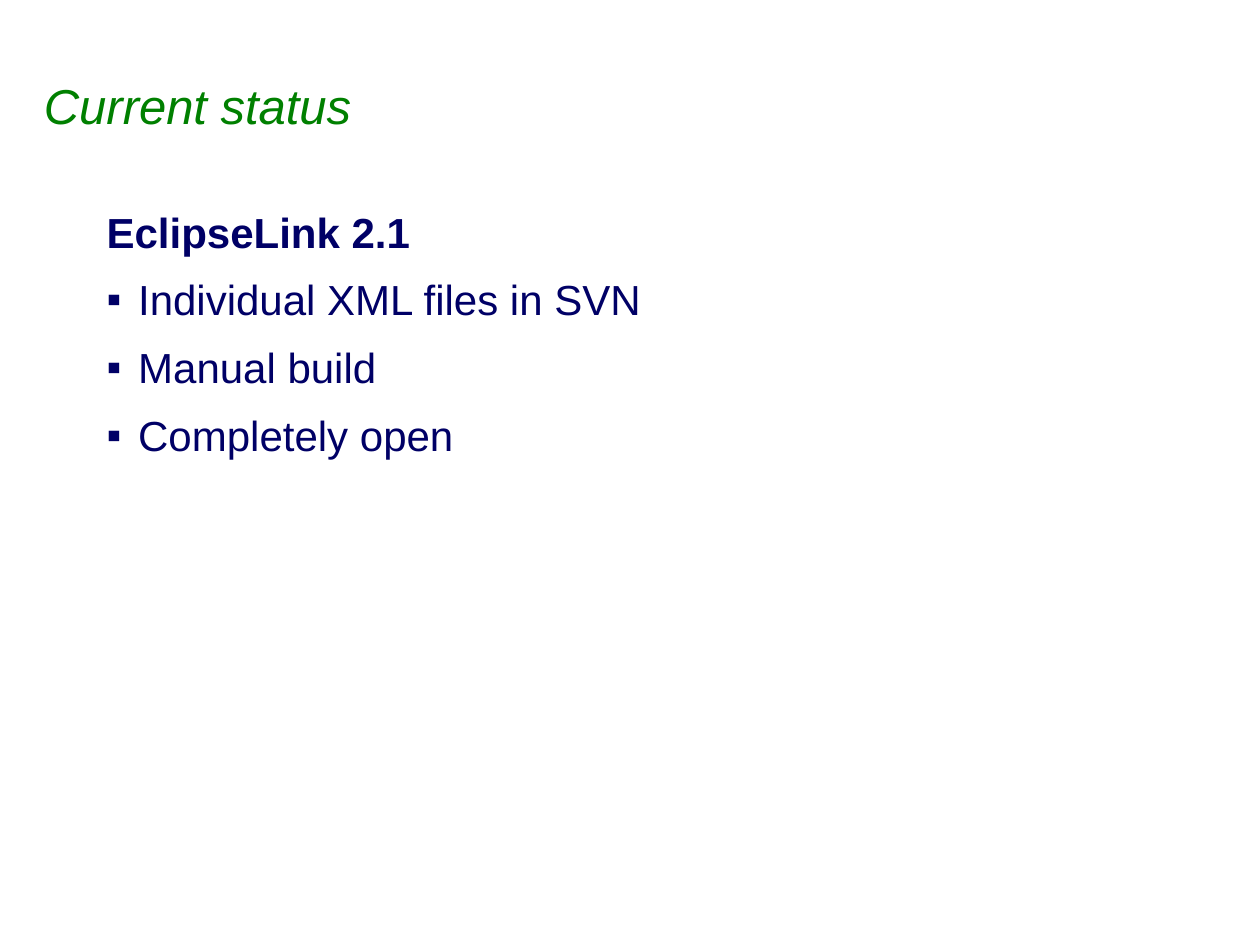
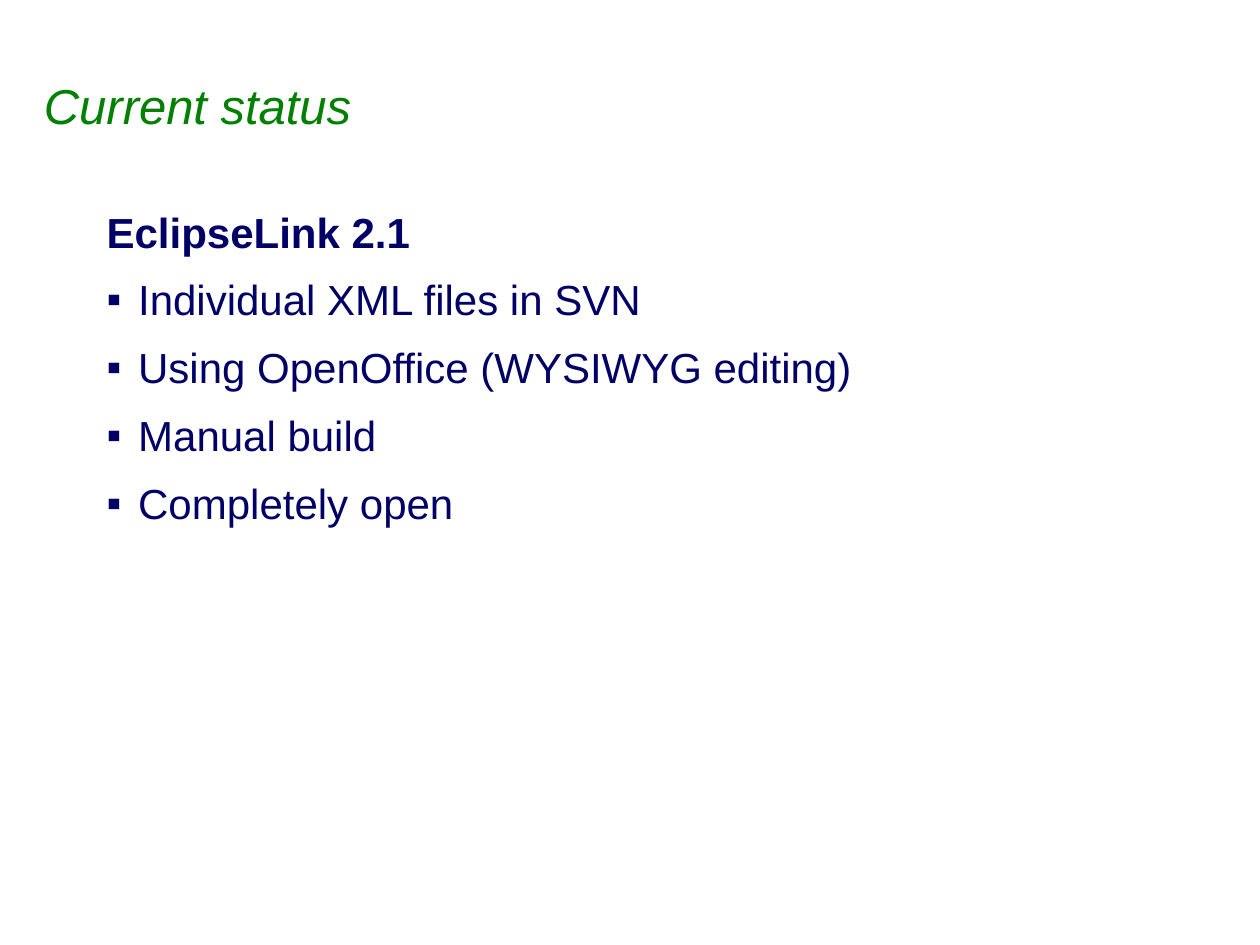
Before and after one commit to sabineheider/incubator, a slide deck: slide 3 of summit-2010/EclipseLink-Documentation.odp. Drawn at 1260x945 pixels with LibreOffice and Linux fonts; fonts in the diff are those of the drawing; background and template pictures are left out. Boxes give left, top, right and bottom in pixels: in the first picture for what was removed or moved away, otherwise in the second. Text is boxed around its words. In the diff, an @@ line names an element or a change of style, - is before the commit and + after.

```diff
--- a/summit-2010/EclipseLink-Documentation.odp
+++ b/summit-2010/EclipseLink-Documentation.odp
@@ text at (138, 352, 852, 392): paragraph added @@
+▪ Using OpenOffice (WYSIWYG editing)
```
Also in this commit, not shown: 4 other slides changed.
